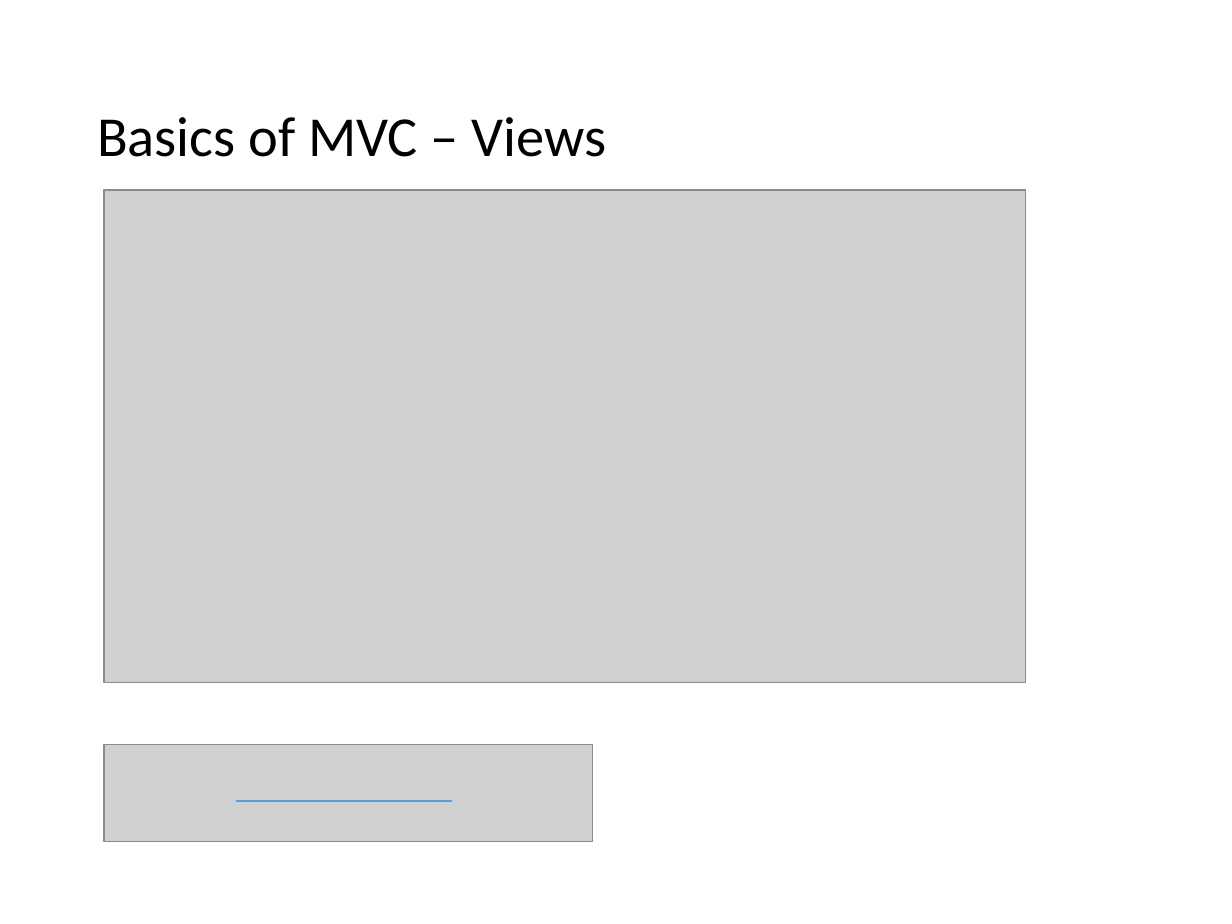
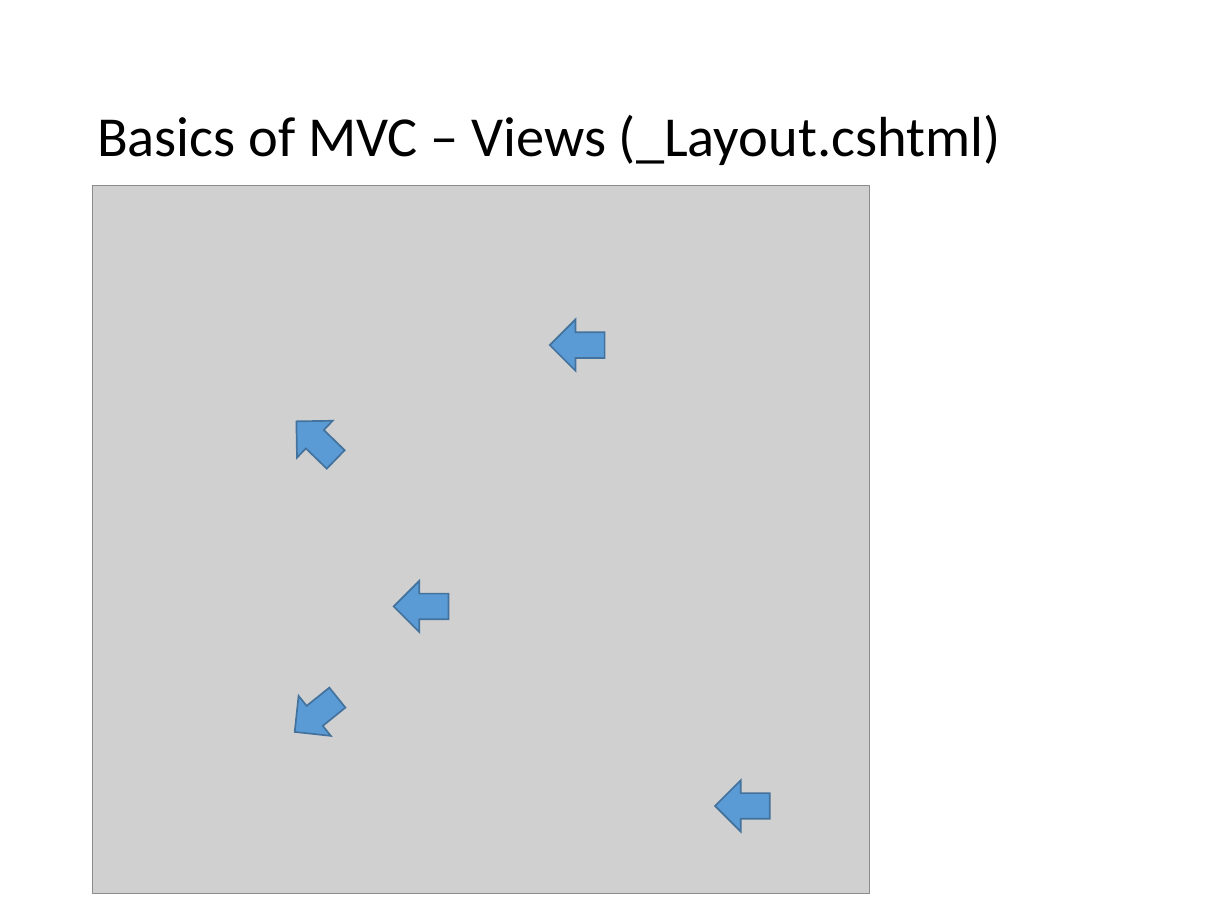
Before and after one commit to VolareSoftware/Presentations, a slide deck: slide 13 of Intro to MVC and Web API - Denver Dev Days/Introduction to MVC and Web API.pptx (slide 8 before the commit). Drawn at 1232x924 pixels with LibreOffice and Linux fonts; fonts in the diff are those of the drawing; grey boxes stand for pictures. Boxes give left, top, right and bottom in pixels: in the first picture for what was removed or moved away, otherwise in the second. Text is boxed around its words. In the diff, an @@ line names an element or a change of style, - is before the commit and + after.

Commit message:
save point with more on routing and views

```diff
--- a/Intro to MVC and Web API - Denver Dev Days/Introduction to MVC and Web API.pptx
+++ b/Intro to MVC and Web API - Denver Dev Days/Introduction to MVC and Web API.pptx
@@ title at (97, 115, 1000, 165): text changed @@
-Basics of MVC – Views
+Basics of MVC – Views (_Layout.cshtml)
@@ picture: place and size @@
-picture at (103, 190, 1025, 683)
+picture at (92, 185, 870, 893)
@@ right arrow added at (549, 319, 604, 371), fill #5B9BD5, outline #43739E 1 pt @@
@@ right arrow added at (278, 404, 353, 478), fill #5B9BD5, outline #43739E 1 pt @@
@@ right arrow added at (394, 580, 448, 632), fill #5B9BD5, outline #43739E 1 pt @@
@@ right arrow added at (278, 677, 353, 752), fill #5B9BD5, outline #43739E 1 pt @@
@@ picture removed at (103, 744, 593, 841) @@
@@ line removed from (237, 801) to (452, 801) @@
@@ right arrow added at (715, 780, 769, 832), fill #5B9BD5, outline #43739E 1 pt @@
```
Also in this commit, not shown: 17 other slides changed, 8 slides added, 2 slides removed, 1 other file.
